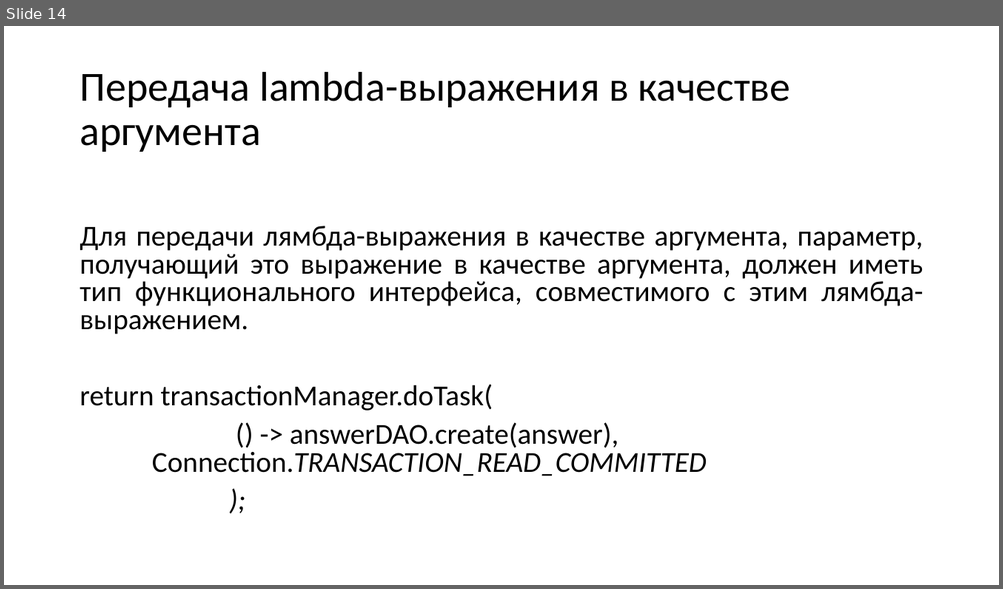
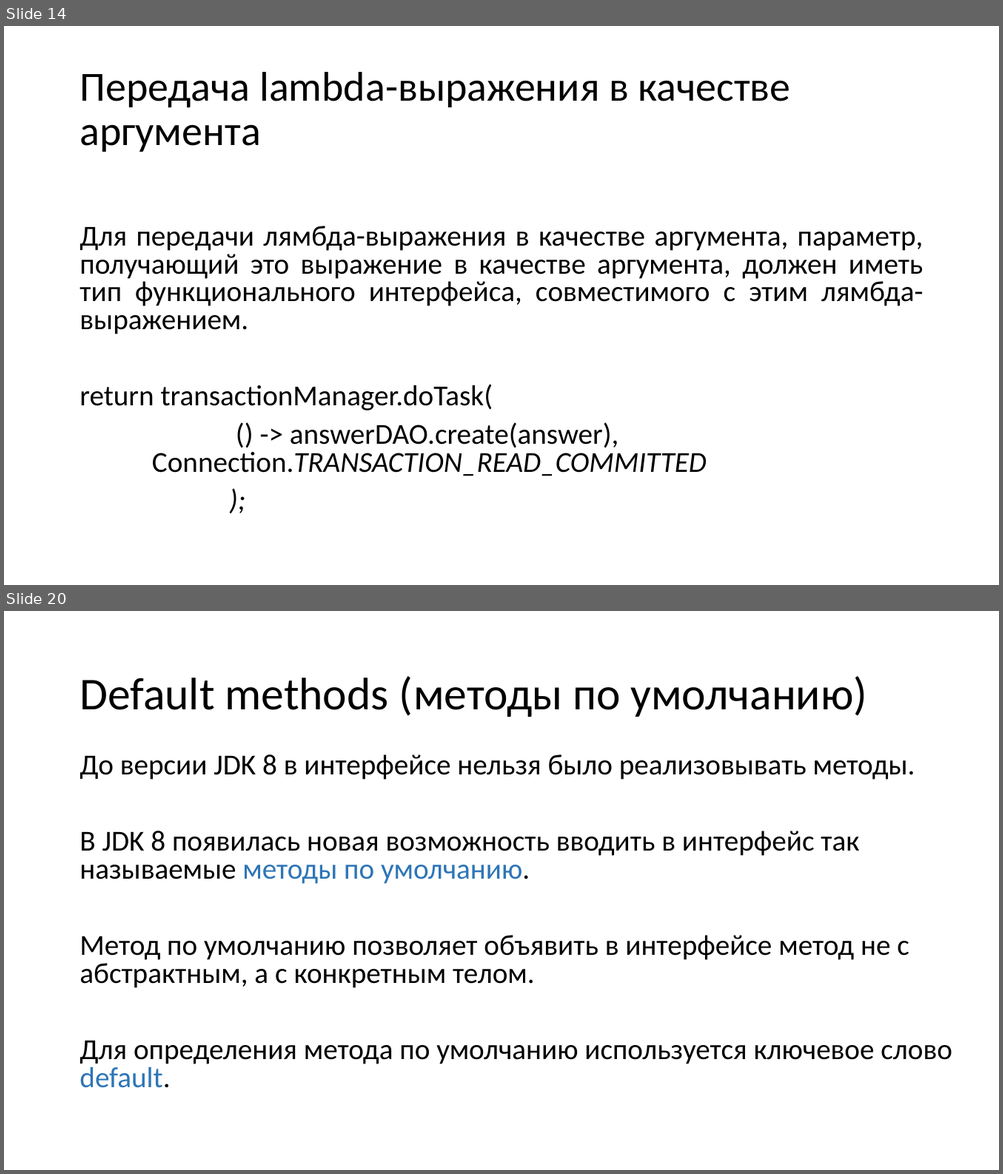
Before and after one commit to infostroytraining/tasks, a slide deck: presentations/java8.pptx. Shown one above the other, each under a label of ours: slide 14 before the commit, slides 14 and 20 after it; the slides between them are not shown. The pictures are 1003x589 and 1003x1174 pixels, drawn with LibreOffice and Linux fonts; fonts in the diff are those of the drawing. Boxes give left, top, right and bottom in pixels: in the first picture for what was removed or moved away, otherwise in the second. Text is boxed around its words. In the diff, an @@ line names an element or a change of style, - is before the commit and + after.

```diff
--- a/presentations/java8.pptx
+++ b/presentations/java8.pptx
@@ slide 20 added at [4,611,999,1170], background #FFFFFF @@
@@ title added at [79,676,867,717], 44 pt, text #000000 @@
+Default methods (методы по умолчанию)
@@ text added at [79,755,952,1088], 28 pt, text #000000 @@
+До версии JDK 8 в интерфейсе нельзя было реализовывать методы.
+В JDK 8 появилась новая возможность вводить в интерфейс так называемые методы по умолчанию.
+Метод по умолчанию позволяет объявить в интерфейсе метод не с абстрактным, а с конкретным телом.
+Для определения метода по умолчанию используется ключевое слово default.
```
Also in this commit, not shown: 7 slides changed, 8 other slides added.
